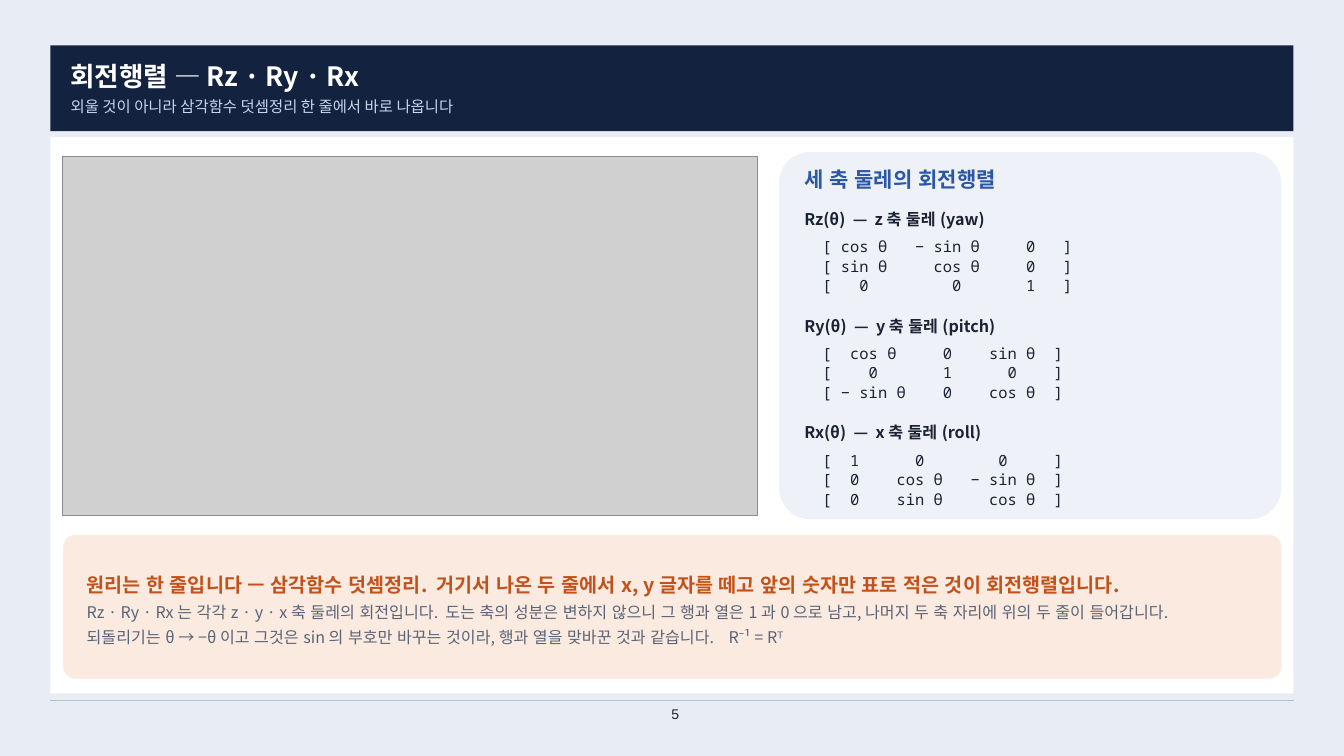
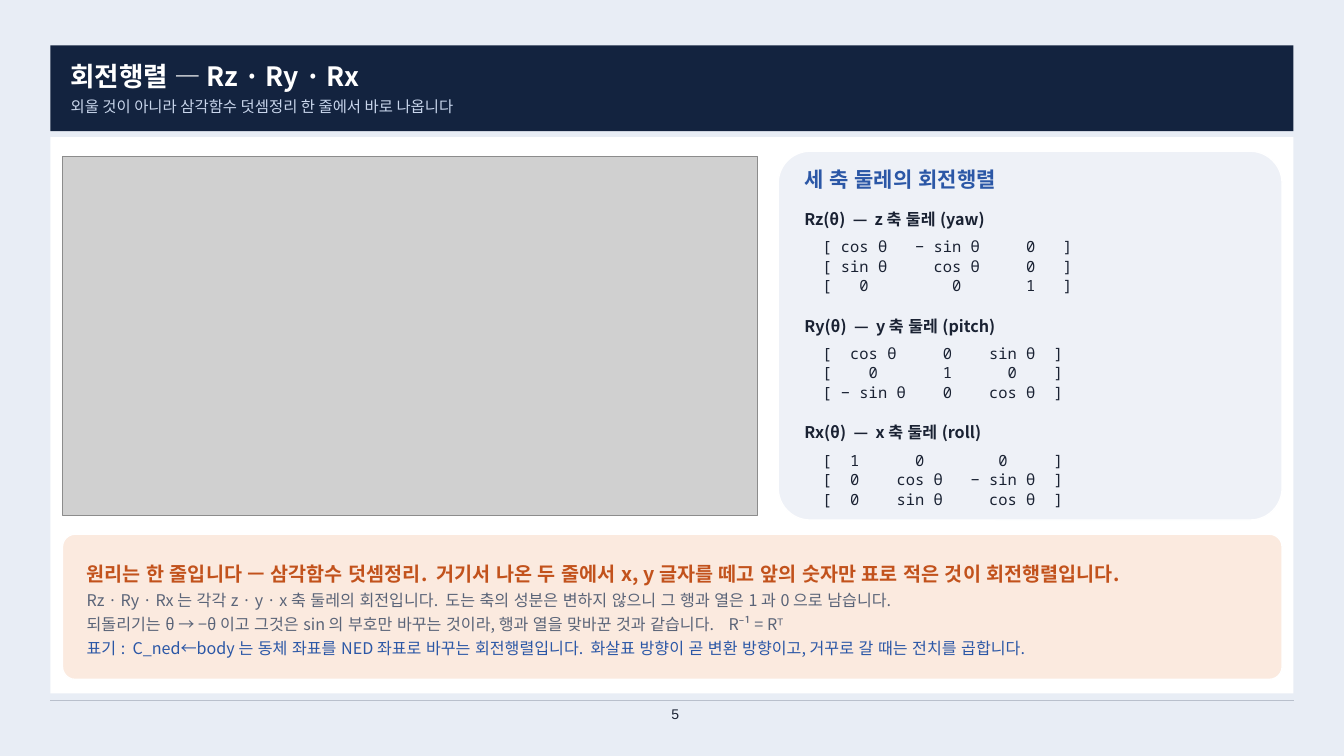
Before and after one commit to harley-hwan/radar-sw-study, a slide deck: slide 5 of Part2_CoordFrames/ref/산출물/Chapter2_coordinate_systems.pptx. Drawn at 1344x756 pixels with LibreOffice and Linux fonts; fonts in the diff are those of the drawing; grey boxes stand for pictures. Boxes give left, top, right and bottom in pixels: in the first picture for what was removed or moved away, otherwise in the second. Text is boxed around its words. In the diff, an @@ line names an element or a change of style, - is before the commit and + after.

```diff
--- a/Part2_CoordFrames/ref/산출물/Chapter2_coordinate_systems.pptx
+++ b/Part2_CoordFrames/ref/산출물/Chapter2_coordinate_systems.pptx
@@ text at (87, 592, 891, 610): text changed @@
-Rz · Ry · Rx 는 각각 z · y · x 축 둘레의 회전입니다. 도는 축의 성분은 변하지 않으니 그 행과 열은 1 과 0 으로 남고, 나머지 두 축 자리에 위의 두 줄이 들어갑니다.
+Rz · Ry · Rx 는 각각 z · y · x 축 둘레의 회전입니다. 도는 축의 성분은 변하지 않으니 그 행과 열은 1 과 0 으로 남습니다.
@@ text at (87, 616, 751, 633): line spacing 18pt to 17pt @@
@@ text at (87, 640, 1025, 658): paragraph added @@
+표기 : C_ned←body 는 동체 좌표를 NED 좌표로 바꾸는 회전행렬입니다. 화살표 방향이 곧 변환 방향이고, 거꾸로 갈 때는 전치를 곱합니다.
```
Also in this commit, not shown: 9 other slides changed, 9 other files.
